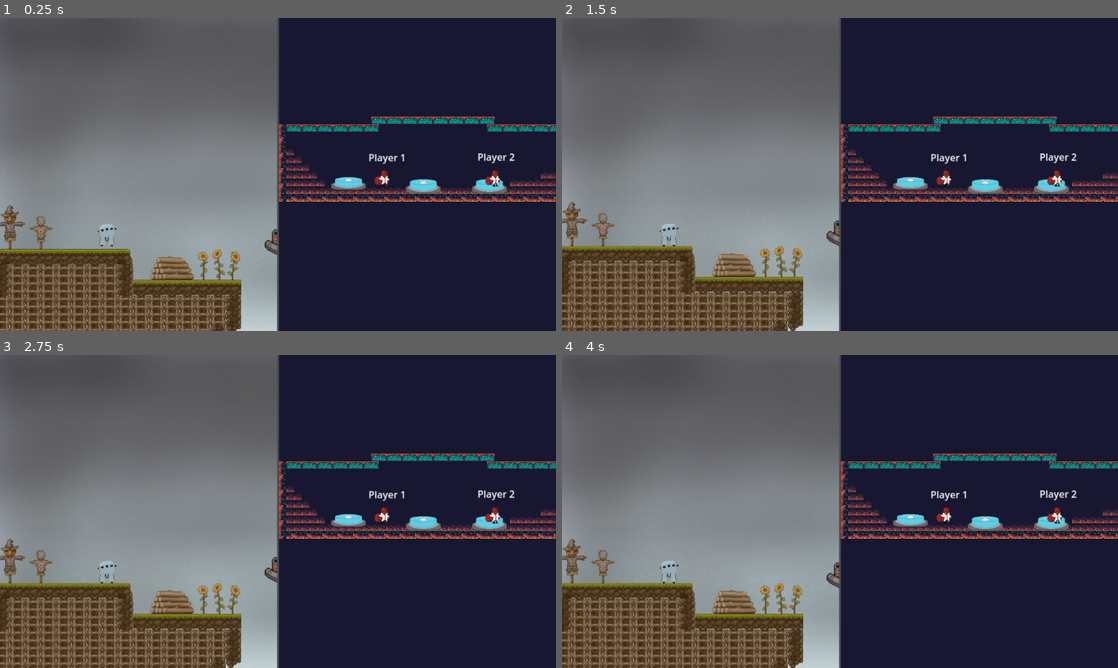
Above: before the commit, frames 1-4 (two rows, left to right).
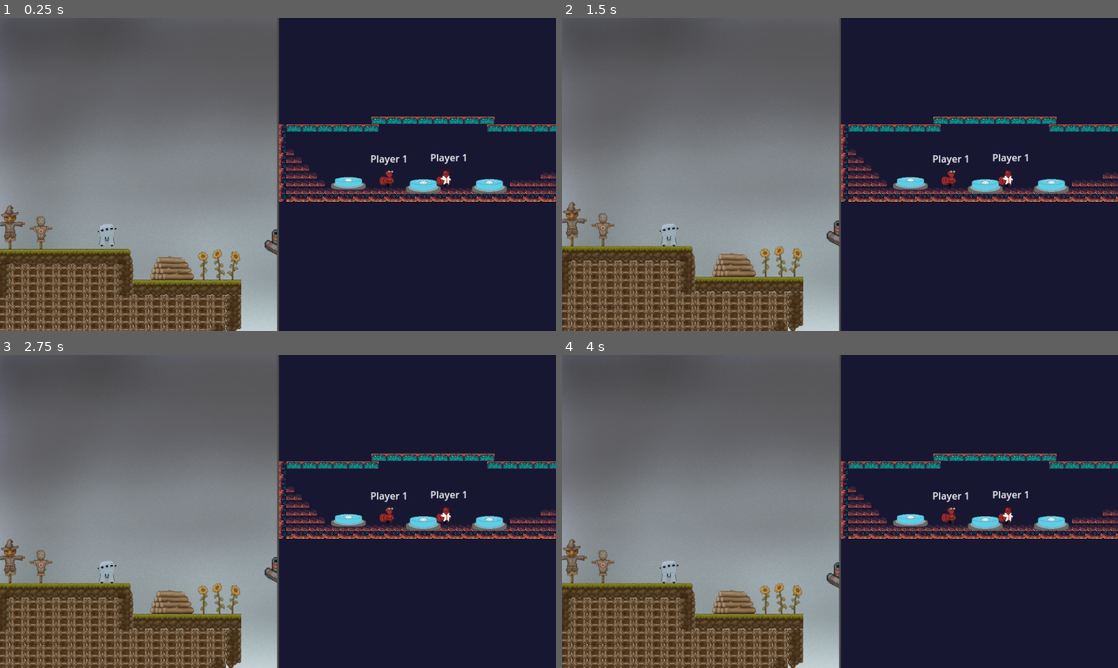
Above: after the commit, the same moments.

Repository: nfzargar/gdc-knox-college-game-1
Game: Godot game, scene res://scenes/game_manager.tscn
The game is run twice, just before and just after one commit, with the same random seed, the same clock (stepped at 60 frames per second) and the same inputs.
Inputs:
- Up to frame 1 (0.25 s): no input
- Up to frame 2 (1.5 s): no input
- Up to frame 3 (2.75 s): no input
- Up to frame 4 (4 s): no input

The runs differ from the first frame. In frame 1, 0.6% of the frame differs, in the area x 66-93%, y 43-54%; in frame 2, 0.6%; in frame 3, 0.6%; in frame 4, 0.6%.

Commit message:
separated players

Diff:
--- a/gdc-game-1/Levels/test_interior.tscn
+++ b/gdc-game-1/Levels/test_interior.tscn
@@ -2,7 +2,7 @@
 
 [ext_resource type="TileSet" uid="uid://da8pvefcrqusu" path="res://resources/test_tileset.tres" id="1_2jxoa"]
 [ext_resource type="PackedScene" uid="uid://b2ekmx62dbk8i" path="res://scenes/player_2.tscn" id="2_6yo3q"]
-[ext_resource type="Resource" uid="uid://dit41qrlcikcl" path="res://resources/player_controls2.tres" id="3_6yo3q"]
+[ext_resource type="PackedScene" uid="uid://cx82spuxeuarb" path="res://scenes/player_3.tscn" id="2_tkuid"]
 [ext_resource type="PackedScene" uid="uid://b36qixguf6pgk" path="res://scripts/components/robot_action_area.tscn" id="5_tkuid"]
 
 [sub_resource type="RectangleShape2D" id="RectangleShape2D_p3xmn"]
@@ -15,8 +15,18 @@
 tile_map_data = PackedByteArray("AAAQAPn/BgAHAAQAAAAQAPr/BgAHAAUAAAAQAPv/BgAHAAQAAAAQAPz/BgAHAAUAAAAQAP3/BgAHAAQAAAAQAP …(2528 unchanged characters)…
 tile_set = ExtResource("1_2jxoa")
 
+[node name="Player2" parent="." instance=ExtResource("2_tkuid")]
+position = Vector2(503, -75)
+
+[node name="Label2" type="Label" parent="Player2"]
+offset_left = -30.4001
+offset_top = -39.2
+offset_right = 31.5999
+offset_bottom = -16.2
+text = "Player 1"
+
 [node name="Player3" parent="." instance=ExtResource("2_6yo3q")]
-position = Vector2(492.833, -84.1886)
+position = Vector2(620.833, -84.1886)
 
 [node name="Label" type="Label" parent="Player3"]
 offset_left = -24.6664
@@ -24,17 +34,6 @@
 offset_right = 37.3336
 offset_bottom = -17.6491
 text = "Player 1"
-
-[node name="Player4" parent="." instance=ExtResource("2_6yo3q")]
-position = Vector2(722.43, -73.6939)
-controls = ExtResource("3_6yo3q")
-
-[node name="Label" type="Label" parent="Player4"]
-offset_left = -28.344
-offset_top = -41.8449
-offset_right = 33.656
-offset_bottom = -18.8449
-text = "Player 2"
 
 [node name="Camera2D" type="Camera2D" parent="."]
 position = Vector2(563, -72)
--- a/gdc-game-1/project.godot
+++ b/gdc-game-1/project.godot
@@ -52,7 +52,7 @@
 }
 player2_down={
 "deadzone": 0.2,
-"events": [Object(InputEventKey,"resource_local_to_scene":fa …(141 unchanged characters)… ":false,"keycode":0,"physical_keycode":82,"key_label":0,"unicode":114,"location":0,"echo":false,"script":null)
+"events": [Object(InputEventKey,"resource_local_to_scene":fa …(141 unchanged characters)… ":false,"keycode":0,"physical_keycode":83,"key_label":0,"unicode":115,"location":0,"echo":false,"script":null)
 ]
 }
 player2_left={
@@ -62,7 +62,7 @@
 }
 player2_right={
 "deadzone": 0.2,
-"events": [Object(InputEventKey,"resource_local_to_scene":fa …(140 unchanged characters)… d":false,"keycode":0,"physical_keycode":83,"key_label":0,"unicode":115,"location":0,"echo":false,"script":null)
+"events": [Object(InputEventKey,"resource_local_to_scene":fa …(140 unchanged characters)… d":false,"keycode":0,"physical_keycode":68,"key_label":0,"unicode":100,"location":0,"echo":false,"script":null)
 ]
 }
 robot_up={
--- /dev/null
+++ b/gdc-game-1/resources/player1_animation.tres
@@ -0,0 +1,148 @@
+[gd_resource type="SpriteFrames" load_steps=21 format=3 uid="uid://tparusxfapam"]
+
+[ext_resource type="Texture2D" uid="uid://wfnn65y2wkl4" path="res://Ant Sprites/Soldier_ant-Sheet.png" id="1_l1qh1"]
+[ext_resource type="Texture2D" uid="uid://duk65v0lrojft" path="res://AnnoyedAnt_Sprite-Sheet.png" id="2_ci3gk"]
+
+[sub_resource type="AtlasTexture" id="AtlasTexture_hkoe6"]
+atlas = ExtResource("1_l1qh1")
+region = Rect2(0, 0, 32, 32)
+
+[sub_resource type="AtlasTexture" id="AtlasTexture_ne6jw"]
+atlas = ExtResource("1_l1qh1")
+region = Rect2(32, 0, 32, 32)
+
+[sub_resource type="AtlasTexture" id="AtlasTexture_b2c7a"]
+atlas = ExtResource("1_l1qh1")
+region = Rect2(64, 0, 32, 32)
+
+[sub_resource type="AtlasTexture" id="AtlasTexture_x4ukj"]
+atlas = ExtResource("1_l1qh1")
+region = Rect2(96, 0, 32, 32)
+
+[sub_resource type="AtlasTexture" id="AtlasTexture_v7tvf"]
+atlas = ExtResource("2_ci3gk")
+region = Rect2(0, 0, 32, 32)
+
+[sub_resource type="AtlasTexture" id="AtlasTexture_povjg"]
+atlas = ExtResource("2_ci3gk")
+region = Rect2(32, 0, 32, 32)
+
+[sub_resource type="AtlasTexture" id="AtlasTexture_t4bc4"]
+atlas = ExtResource("2_ci3gk")
+region = Rect2(64, 0, 32, 32)
+
+[sub_resource type="AtlasTexture" id="AtlasTexture_wtgcc"]
+atlas = ExtResource("2_ci3gk")
+region = Rect2(0, 32, 32, 32)
+
+[sub_resource type="AtlasTexture" id="AtlasTexture_jbo5h"]
+atlas = ExtResource("2_ci3gk")
+region = Rect2(32, 32, 32, 32)
+
+[sub_resource type="AtlasTexture" id="AtlasTexture_60kbs"]
+atlas = ExtResource("2_ci3gk")
+region = Rect2(64, 32, 32, 32)
+
+[sub_resource type="AtlasTexture" id="AtlasTexture_3ooxp"]
+atlas = ExtResource("2_ci3gk")
+region = Rect2(0, 64, 32, 32)
+
+[sub_resource type="AtlasTexture" id="AtlasTexture_ab820"]
+atlas = ExtResource("2_ci3gk")
+region = Rect2(32, 64, 32, 32)
+
+[sub_resource type="AtlasTexture" id="AtlasTexture_13h5e"]
+atlas = ExtResource("2_ci3gk")
+region = Rect2(64, 64, 32, 32)
+
+[sub_resource type="AtlasTexture" id="AtlasTexture_h8wfx"]
+atlas = ExtResource("2_ci3gk")
+region = Rect2(0, 96, 32, 32)
+
+[sub_resource type="AtlasTexture" id="AtlasTexture_jxq4w"]
+atlas = ExtResource("2_ci3gk")
+region = Rect2(32, 96, 32, 32)
+
+[sub_resource type="AtlasTexture" id="AtlasTexture_ngtxa"]
+atlas = ExtResource("2_ci3gk")
+region = Rect2(64, 96, 32, 32)
+
+[sub_resource type="AtlasTexture" id="AtlasTexture_mu5be"]
+atlas = ExtResource("2_ci3gk")
+region = Rect2(0, 128, 32, 32)
+
+[sub_resource type="AtlasTexture" id="AtlasTexture_bolrf"]
+atlas = ExtResource("2_ci3gk")
+region = Rect2(32, 128, 32, 32)
+
+[resource]
+animations = [{
+"frames": [{
+"duration": 1.0,
+"texture": SubResource("AtlasTexture_hkoe6")
+}, {
+"duration": 1.0,
+"texture": SubResource("AtlasTexture_ne6jw")
+}, {
+"duration": 1.0,
+"texture": SubResource("AtlasTexture_b2c7a")
+}, {
+"duration": 1.0,
+"texture": SubResource("AtlasTexture_x4ukj")
+}],
+"loop": true,
+"name": &"default",
+"speed": 5.0
+}, {
+"frames": [{
+"duration": 1.0,
+"texture": SubResource("AtlasTexture_v7tvf")
+}, {
+"duration": 1.0,
+"texture": SubResource("AtlasTexture_povjg")
+}, {
+"duration": 1.0,
+"texture": SubResource("AtlasTexture_t4bc4")
+}, {
+"duration": 1.0,
+"texture": SubResource("AtlasTexture_wtgcc")
+}, {
+"duration": 1.0,
+"texture": SubResource("AtlasTexture_jbo5h")
+}, {
+"duration": 1.0,
+"texture": SubResource("AtlasTexture_60kbs")
+}],
+"loop": true,
+"name": &"idle",
+"speed": 5.0
+}, {
+"frames": [{
+"duration": 1.0,
+"texture": SubResource("AtlasTexture_3ooxp")
+}, {
+"duration": 1.0,
+"texture": SubResource("AtlasTexture_ab820")
+}, {
+"duration": 1.0,
+"texture": SubResource("AtlasTexture_13h5e")
+}, {
+"duration": 1.0,
+"texture": SubResource("AtlasTexture_h8wfx")
+}, {
+"duration": 1.0,
+"texture": SubResource("AtlasTexture_jxq4w")
+}, {
+"duration": 1.0,
+"texture": SubResource("AtlasTexture_ngtxa")
+}, {
+"duration": 1.0,
+"texture": SubResource("AtlasTexture_mu5be")
+}, {
+"duration": 1.0,
+"texture": SubResource("AtlasTexture_bolrf")
+}],
+"loop": true,
+"name": &"run",
+"speed": 10.0
+}]
--- a/gdc-game-1/scenes/player_2.tscn
+++ b/gdc-game-1/scenes/player_2.tscn
@@ -1,157 +1,12 @@
-[gd_scene load_steps=27 format=3 uid="uid://b2ekmx62dbk8i"]
+[gd_scene load_steps=7 format=3 uid="uid://b2ekmx62dbk8i"]
 
 [ext_resource type="Script" uid="uid://c2b0eq2t8rkt8" path="res://scripts/player.gd" id="1_oc1kf"]
 [ext_resource type="Resource" uid="uid://ciybxfhkwtxmx" path="res://resources/player_controls1.tres" id="2_0mr0g"]
-[ext_resource type="Texture2D" uid="uid://wfnn65y2wkl4" path="res://Ant Sprites/Soldier_ant-Sheet.png" id="3_v7tvf"]
-[ext_resource type="Texture2D" uid="uid://duk65v0lrojft" path="res://AnnoyedAnt_Sprite-Sheet.png" id="4_0mr0g"]
+[ext_resource type="SpriteFrames" uid="uid://tparusxfapam" path="res://resources/player1_animation.tres" id="3_oc1kf"]
 [ext_resource type="PackedScene" uid="uid://dhkp26ce86on4" path="res://scenes/components/interaction_area.tscn" id="4_povjg"]
 
 [sub_resource type="RectangleShape2D" id="RectangleShape2D_dqkch"]
 size = Vector2(20, 28)
-
-[sub_resource type="AtlasTexture" id="AtlasTexture_hkoe6"]
-atlas = ExtResource("3_v7tvf")
-region = Rect2(0, 0, 32, 32)
-
-[sub_resource type="AtlasTexture" id="AtlasTexture_ne6jw"]
-atlas = ExtResource("3_v7tvf")
-region = Rect2(32, 0, 32, 32)
-
-[sub_resource type="AtlasTexture" id="AtlasTexture_b2c7a"]
-atlas = ExtResource("3_v7tvf")
-region = Rect2(64, 0, 32, 32)
-
-[sub_resource type="AtlasTexture" id="AtlasTexture_x4ukj"]
-atlas = ExtResource("3_v7tvf")
-region = Rect2(96, 0, 32, 32)
-
-[sub_resource type="AtlasTexture" id="AtlasTexture_v7tvf"]
-atlas = ExtResource("4_0mr0g")
-region = Rect2(0, 0, 32, 32)
-
-[sub_resource type="AtlasTexture" id="AtlasTexture_povjg"]
-atlas = ExtResource("4_0mr0g")
-region = Rect2(32, 0, 32, 32)
-
-[sub_resource type="AtlasTexture" id="AtlasTexture_t4bc4"]
-atlas = ExtResource("4_0mr0g")
-region = Rect2(64, 0, 32, 32)
-
-[sub_resource type="AtlasTexture" id="AtlasTexture_wtgcc"]
-atlas = ExtResource("4_0mr0g")
-region = Rect2(0, 32, 32, 32)
-
-[sub_resource type="AtlasTexture" id="AtlasTexture_jbo5h"]
-atlas = ExtResource("4_0mr0g")
-region = Rect2(32, 32, 32, 32)
-
-[sub_resource type="AtlasTexture" id="AtlasTexture_60kbs"]
-atlas = ExtResource("4_0mr0g")
-region = Rect2(64, 32, 32, 32)
-
-[sub_resource type="AtlasTexture" id="AtlasTexture_3ooxp"]
-atlas = ExtResource("4_0mr0g")
-region = Rect2(0, 64, 32, 32)
-
-[sub_resource type="AtlasTexture" id="AtlasTexture_ab820"]
-atlas = ExtResource("4_0mr0g")
-region = Rect2(32, 64, 32, 32)
-
-[sub_resource type="AtlasTexture" id="AtlasTexture_13h5e"]
-atlas = ExtResource("4_0mr0g")
-region = Rect2(64, 64, 32, 32)
-
-[sub_resource type="AtlasTexture" id="AtlasTexture_h8wfx"]
-atlas = ExtResource("4_0mr0g")
-region = Rect2(0, 96, 32, 32)
-
-[sub_resource type="AtlasTexture" id="AtlasTexture_jxq4w"]
-atlas = ExtResource("4_0mr0g")
-region = Rect2(32, 96, 32, 32)
-
-[sub_resource type="AtlasTexture" id="AtlasTexture_ngtxa"]
-atlas = ExtResource("4_0mr0g")
-region = Rect2(64, 96, 32, 32)
-
-[sub_resource type="AtlasTexture" id="AtlasTexture_mu5be"]
-atlas = ExtResource("4_0mr0g")
-region = Rect2(0, 128, 32, 32)
-
-[sub_resource type="AtlasTexture" id="AtlasTexture_bolrf"]
-atlas = ExtResource("4_0mr0g")
-region = Rect2(32, 128, 32, 32)
-
-[sub_resource type="SpriteFrames" id="SpriteFrames_t4bc4"]
-animations = [{
-"frames": [{
-"duration": 1.0,
-"texture": SubResource("AtlasTexture_hkoe6")
-}, {
-"duration": 1.0,
-"texture": SubResource("AtlasTexture_ne6jw")
-}, {
-"duration": 1.0,
-"texture": SubResource("AtlasTexture_b2c7a")
-}, {
-"duration": 1.0,
-"texture": SubResource("AtlasTexture_x4ukj")
-}],
-"loop": true,
-"name": &"default",
-"speed": 5.0
-}, {
-"frames": [{
-"duration": 1.0,
-"texture": SubResource("AtlasTexture_v7tvf")
-}, {
-"duration": 1.0,
-"texture": SubResource("AtlasTexture_povjg")
-}, {
-"duration": 1.0,
-"texture": SubResource("AtlasTexture_t4bc4")
-}, {
-"duration": 1.0,
-"texture": SubResource("AtlasTexture_wtgcc")
-}, {
-"duration": 1.0,
-"texture": SubResource("AtlasTexture_jbo5h")
-}, {
-"duration": 1.0,
-"texture": SubResource("AtlasTexture_60kbs")
-}],
-"loop": true,
-"name": &"idle",
-"speed": 5.0
-}, {
-"frames": [{
-"duration": 1.0,
-"texture": SubResource("AtlasTexture_3ooxp")
-}, {
-"duration": 1.0,
-"texture": SubResource("AtlasTexture_ab820")
-}, {
-"duration": 1.0,
-"texture": SubResource("AtlasTexture_13h5e")
-}, {
-"duration": 1.0,
-"texture": SubResource("AtlasTexture_h8wfx")
-}, {
-"duration": 1.0,
-"texture": SubResource("AtlasTexture_jxq4w")
-}, {
-"duration": 1.0,
-"texture": SubResource("AtlasTexture_ngtxa")
-}, {
-"duration": 1.0,
-"texture": SubResource("AtlasTexture_mu5be")
-}, {
-"duration": 1.0,
-"texture": SubResource("AtlasTexture_bolrf")
-}],
-"loop": true,
-"name": &"run",
-"speed": 10.0
-}]
 
 [sub_resource type="RectangleShape2D" id="RectangleShape2D_qlg0r"]
 size = Vector2(25, 33.75)
@@ -169,10 +24,9 @@
 
 [node name="Sprite2D" type="AnimatedSprite2D" parent="."]
 position = Vector2(0, 3.2)
-sprite_frames = SubResource("SpriteFrames_t4bc4")
-animation = &"run"
+sprite_frames = ExtResource("3_oc1kf")
+animation = &"idle"
 autoplay = "default"
-frame_progress = 0.491906
 
 [node name="InteractionArea" parent="." instance=ExtResource("4_povjg")]
 
--- /dev/null
+++ b/gdc-game-1/scenes/player_3.tscn
@@ -0,0 +1,157 @@
+[gd_scene load_steps=24 format=3 uid="uid://cx82spuxeuarb"]
+
+[ext_resource type="PackedScene" uid="uid://b2ekmx62dbk8i" path="res://scenes/player_2.tscn" id="1_qougw"]
+[ext_resource type="Texture2D" uid="uid://wfnn65y2wkl4" path="res://Ant Sprites/Soldier_ant-Sheet.png" id="2_1x3l1"]
+[ext_resource type="Resource" uid="uid://dit41qrlcikcl" path="res://resources/player_controls2.tres" id="2_dcfnw"]
+[ext_resource type="Texture2D" uid="uid://cjf6irtfhwets" path="res://scripts/JoyfulAnt_Sprite-Sheet.png" id="3_dcfnw"]
+
+[sub_resource type="AtlasTexture" id="AtlasTexture_hkoe6"]
+atlas = ExtResource("2_1x3l1")
+region = Rect2(0, 0, 32, 32)
+
+[sub_resource type="AtlasTexture" id="AtlasTexture_ne6jw"]
+atlas = ExtResource("2_1x3l1")
+region = Rect2(32, 0, 32, 32)
+
+[sub_resource type="AtlasTexture" id="AtlasTexture_b2c7a"]
+atlas = ExtResource("2_1x3l1")
+region = Rect2(64, 0, 32, 32)
+
+[sub_resource type="AtlasTexture" id="AtlasTexture_x4ukj"]
+atlas = ExtResource("2_1x3l1")
+region = Rect2(96, 0, 32, 32)
+
+[sub_resource type="AtlasTexture" id="AtlasTexture_52xr7"]
+atlas = ExtResource("3_dcfnw")
+region = Rect2(0, 0, 32, 32)
+
+[sub_resource type="AtlasTexture" id="AtlasTexture_rfqah"]
+atlas = ExtResource("3_dcfnw")
+region = Rect2(32, 0, 32, 32)
+
+[sub_resource type="AtlasTexture" id="AtlasTexture_dfedq"]
+atlas = ExtResource("3_dcfnw")
+region = Rect2(64, 0, 32, 32)
+
+[sub_resource type="AtlasTexture" id="AtlasTexture_7tuji"]
+atlas = ExtResource("3_dcfnw")
+region = Rect2(0, 32, 32, 32)
+
+[sub_resource type="AtlasTexture" id="AtlasTexture_fpx5g"]
+atlas = ExtResource("3_dcfnw")
+region = Rect2(32, 32, 32, 32)
+
+[sub_resource type="AtlasTexture" id="AtlasTexture_yehgd"]
+atlas = ExtResource("3_dcfnw")
+region = Rect2(64, 32, 32, 32)
+
+[sub_resource type="AtlasTexture" id="AtlasTexture_uiip0"]
+atlas = ExtResource("3_dcfnw")
+region = Rect2(0, 64, 32, 32)
+
+[sub_resource type="AtlasTexture" id="AtlasTexture_1drdv"]
+atlas = ExtResource("3_dcfnw")
+region = Rect2(32, 64, 32, 32)
+
+[sub_resource type="AtlasTexture" id="AtlasTexture_plyny"]
+atlas = ExtResource("3_dcfnw")
+region = Rect2(64, 64, 32, 32)
+
+[sub_resource type="AtlasTexture" id="AtlasTexture_0twkr"]
+atlas = ExtResource("3_dcfnw")
+region = Rect2(0, 96, 32, 32)
+
+[sub_resource type="AtlasTexture" id="AtlasTexture_jbl33"]
+atlas = ExtResource("3_dcfnw")
+region = Rect2(32, 96, 32, 32)
+
+[sub_resource type="AtlasTexture" id="AtlasTexture_hmaqj"]
+atlas = ExtResource("3_dcfnw")
+region = Rect2(64, 96, 32, 32)
+
+[sub_resource type="AtlasTexture" id="AtlasTexture_iissv"]
+atlas = ExtResource("3_dcfnw")
+region = Rect2(0, 128, 32, 32)
+
+[sub_resource type="AtlasTexture" id="AtlasTexture_agavk"]
+atlas = ExtResource("3_dcfnw")
+region = Rect2(32, 128, 32, 32)
+
+[sub_resource type="SpriteFrames" id="SpriteFrames_iyfxs"]
+animations = [{
+"frames": [{
+"duration": 1.0,
+"texture": SubResource("AtlasTexture_hkoe6")
+}, {
+"duration": 1.0,
+"texture": SubResource("AtlasTexture_ne6jw")
+}, {
+"duration": 1.0,
+"texture": SubResource("AtlasTexture_b2c7a")
+}, {
+"duration": 1.0,
+"texture": SubResource("AtlasTexture_x4ukj")
+}],
+"loop": true,
+"name": &"default",
+"speed": 5.0
+}, {
+"frames": [{
+"duration": 1.0,
+"texture": SubResource("AtlasTexture_52xr7")
+}, {
+"duration": 1.0,
+"texture": SubResource("AtlasTexture_rfqah")
+}, {
+"duration": 1.0,
+"texture": SubResource("AtlasTexture_dfedq")
+}, {
+"duration": 1.0,
+"texture": SubResource("AtlasTexture_7tuji")
+}, {
+"duration": 1.0,
+"texture": SubResource("AtlasTexture_fpx5g")
+}, {
+"duration": 1.0,
+"texture": SubResource("AtlasTexture_yehgd")
+}],
+"loop": true,
+"name": &"idle",
+"speed": 5.0
+}, {
+"frames": [{
+"duration": 1.0,
+"texture": SubResource("AtlasTexture_uiip0")
+}, {
+"duration": 1.0,
+"texture": SubResource("AtlasTexture_1drdv")
+}, {
+"duration": 1.0,
+"texture": SubResource("AtlasTexture_plyny")
+}, {
+"duration": 1.0,
+"texture": SubResource("AtlasTexture_0twkr")
+}, {
+"duration": 1.0,
+"texture": SubResource("AtlasTexture_jbl33")
+}, {
+"duration": 1.0,
+"texture": SubResource("AtlasTexture_hmaqj")
+}, {
+"duration": 1.0,
+"texture": SubResource("AtlasTexture_iissv")
+}, {
+"duration": 1.0,
+"texture": SubResource("AtlasTexture_agavk")
+}],
+"loop": true,
+"name": &"run",
+"speed": 10.0
+}]
+
+[node name="Player2" instance=ExtResource("1_qougw")]
+controls = ExtResource("2_dcfnw")
+
+[node name="Sprite2D" parent="." index="1"]
+sprite_frames = SubResource("SpriteFrames_iyfxs")
+animation = &"run"
